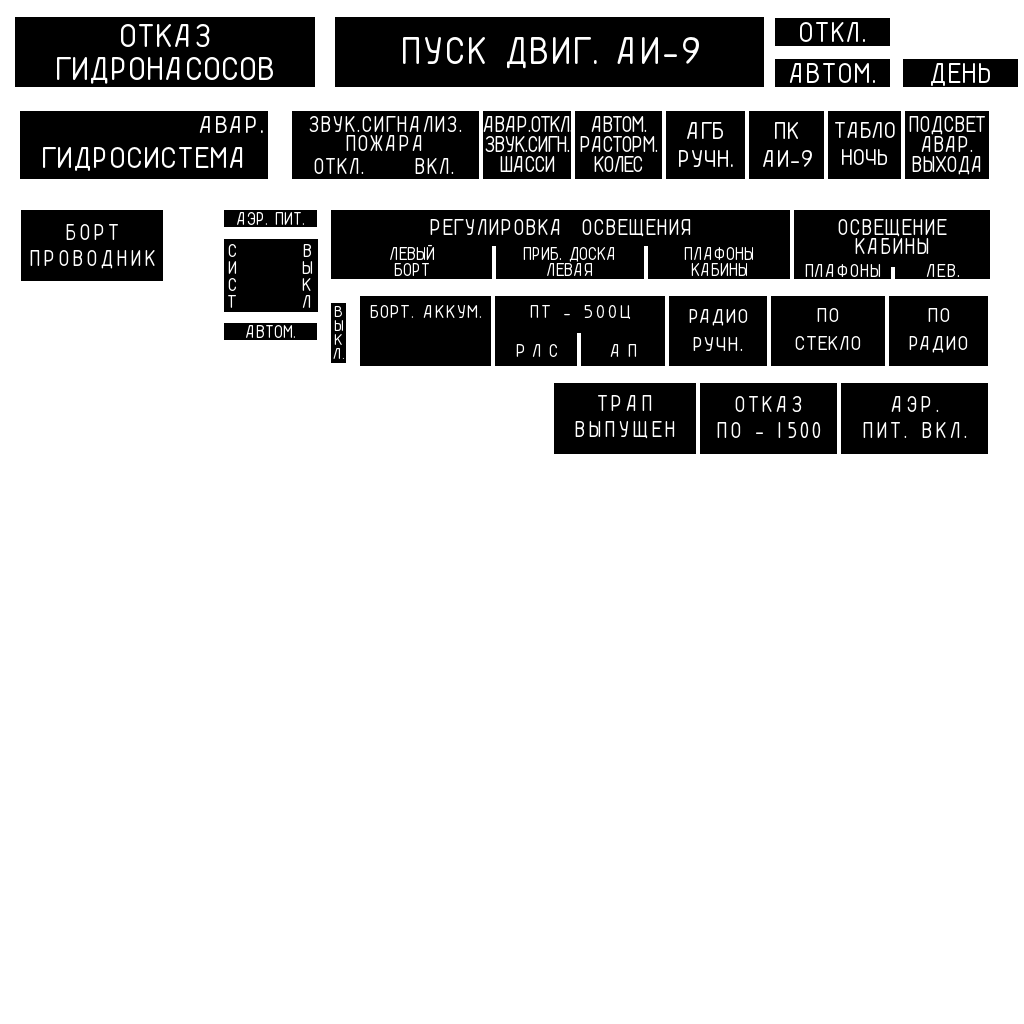
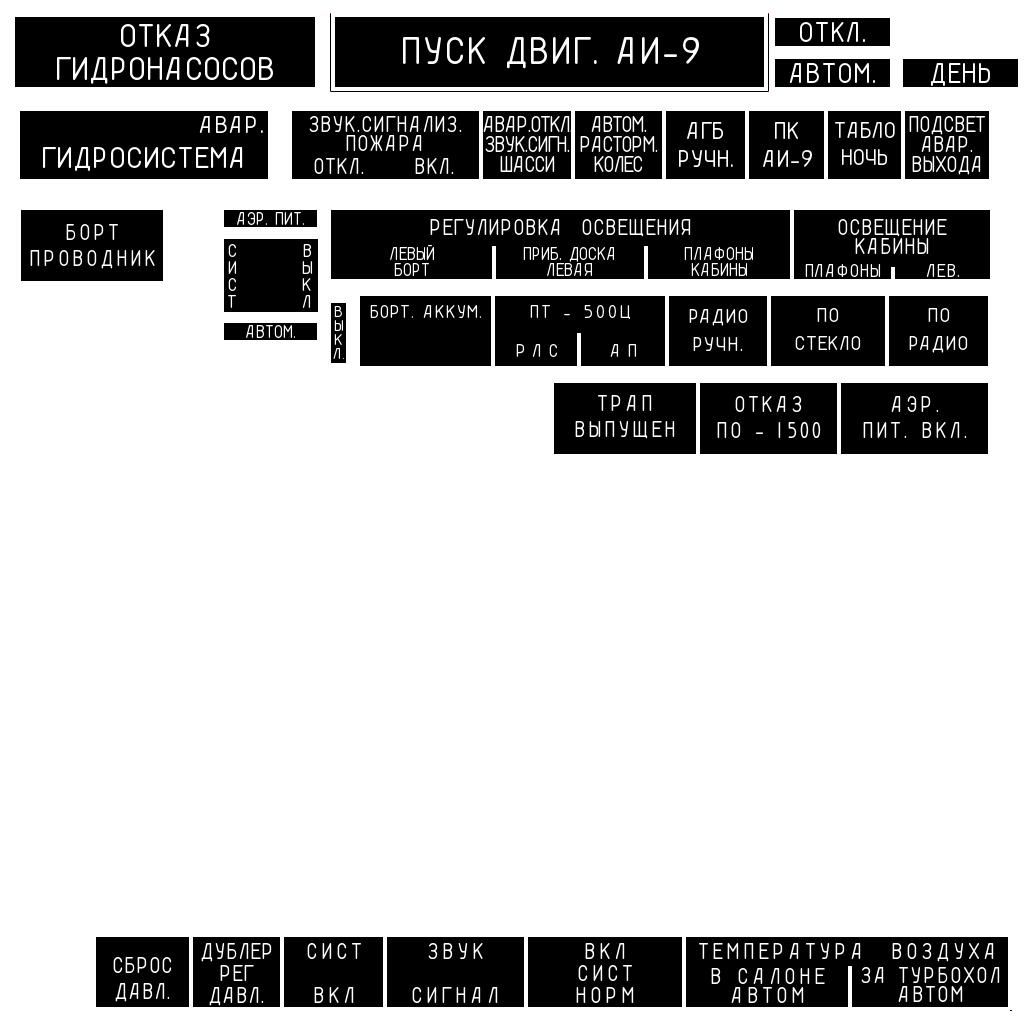
Two versions of the same layered image (1024×1024). Layer-by-layer changes:
added layer "ТЕМПЕРАТУРА ВОЗДУХА ..." above "ЗА ТУРБОХОЛ ..." over box(699, 943, 994, 962)
added layer "ЗА ТУРБОХОЛ ..." above "В САЛОНЕ ..." over box(861, 967, 1000, 1002)
added layer "В САЛОНЕ ..." above "ВКЛ ..." over box(711, 968, 825, 1003)
added layer "ВКЛ ..." above "ЗВУК ..." over box(576, 943, 634, 1003)
added layer "ЗВУК ..." above "СИСТ ..." over box(412, 943, 498, 1003)
added layer "СИСТ ..." above "ДУБЛЕР ..." over box(307, 943, 361, 1003)
added layer "ДУБЛЕР ..." above "СБРОС ..." over box(201, 943, 272, 1006)
added layer "СБРОС ..." above "Вставленный слой#5" over box(113, 957, 172, 1002)
added layer "Вставленный слой#5" above "Вставленный слой#4" over box(96, 937, 1012, 1011)
added layer "Вставленный слой#4" above "БОРТ ..." over box(96, 937, 1012, 1011)
showed "exterior_Plane.104.tga" over box(330, 13, 769, 92)
